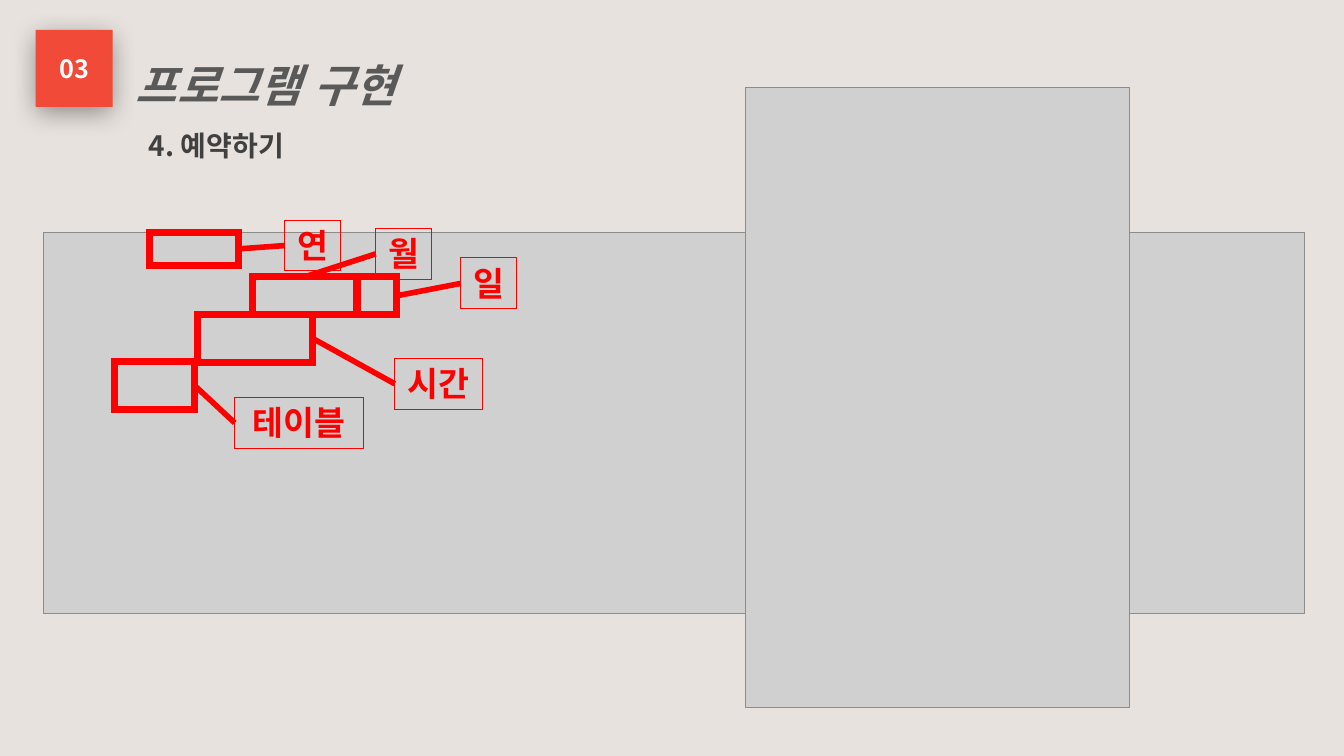
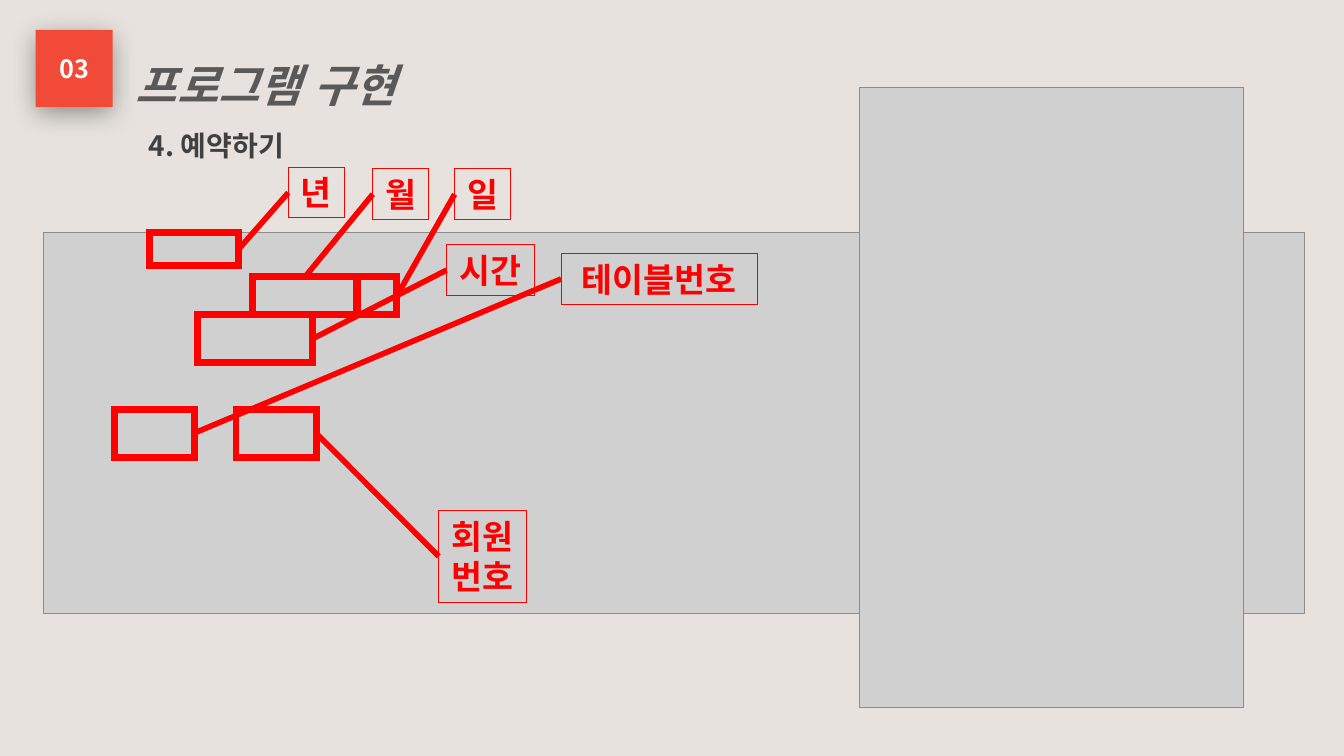
Before and after one commit to phoresis92/restaurant, a slide deck: slide 16 of 프로젝트 기획서/프로젝트 계획서.pptx (slide 15 before the commit). Drawn at 1344x756 pixels with LibreOffice and Linux fonts; fonts in the diff are those of the drawing; grey boxes stand for pictures. Boxes give left, top, right and bottom in pixels: in the first picture for what was removed or moved away, otherwise in the second. Text is boxed around its words. In the diff, an @@ line names an element or a change of style, - is before the commit and + after.

```diff
--- a/프로젝트 기획서/프로젝트 계획서.pptx
+++ b/프로젝트 기획서/프로젝트 계획서.pptx
@@ picture: place and size @@
-picture at (745, 88, 1129, 708)
+picture at (860, 88, 1244, 708)
@@ rectangle "년": place and size @@
-rectangle "년" at (285, 220, 342, 270)
+rectangle "년" at (288, 167, 345, 218)
@@ text in rectangle at (301, 177, 332, 208): text changed @@
-연
+년
@@ rectangle "월": place and size @@
-rectangle "월" at (376, 229, 433, 279)
+rectangle "월" at (373, 168, 430, 219)
@@ rectangle "일": place and size @@
-rectangle "일" at (461, 258, 517, 309)
+rectangle "일" at (455, 168, 511, 219)
@@ line moved from (285, 246) - (239, 249) to (288, 193) - (239, 249) @@
@@ line moved from (376, 254) - (306, 277) to (373, 195) - (306, 277) @@
@@ line moved from (461, 283) - (397, 295) to (455, 195) - (397, 295) @@
@@ rectangle "시간": place and size @@
-rectangle "시간" at (395, 359, 483, 409)
+rectangle "시간" at (447, 245, 534, 295)
@@ rectangle "테이블번호": place and size @@
-rectangle "테이블번호" at (235, 397, 364, 448)
+rectangle "테이블번호" at (562, 253, 757, 303)
@@ text in rectangle at (582, 263, 737, 295): text changed @@
-테이블
+테이블번호
@@ line moved from (235, 423) - (195, 385) to (562, 279) - (195, 434) @@
@@ line moved from (395, 384) - (313, 339) to (447, 270) - (313, 339) @@
@@ rectangle: place and size @@
-rectangle at (114, 361, 194, 409)
+rectangle at (114, 409, 194, 458)
@@ rectangle added at (236, 409, 316, 458), outline #FF0000 5 pt @@
@@ line added from (439, 557) to (317, 434), #FF0000 4 pt @@
@@ rectangle added at (439, 511, 526, 603), outline #FF0000 0.75 pt, 24 pt, text #FF0000, bold @@
+회원번호
```
Also in this commit, not shown: 12 other slides changed, 3 slides added, 11 other files.
